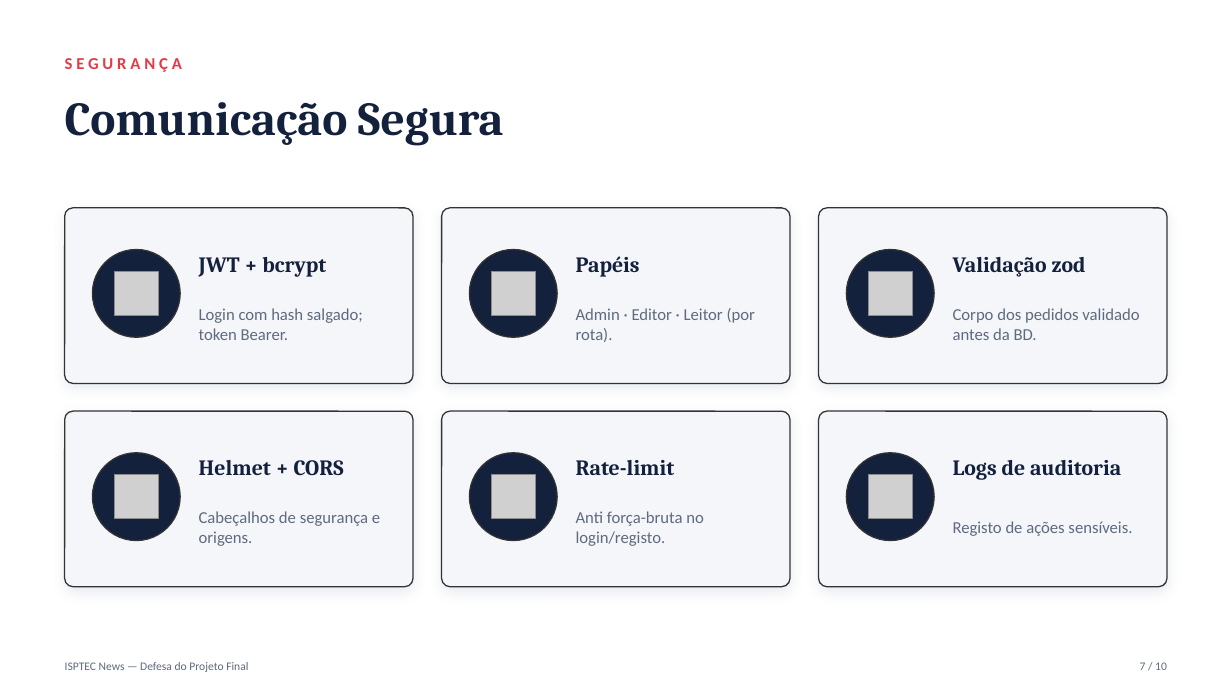
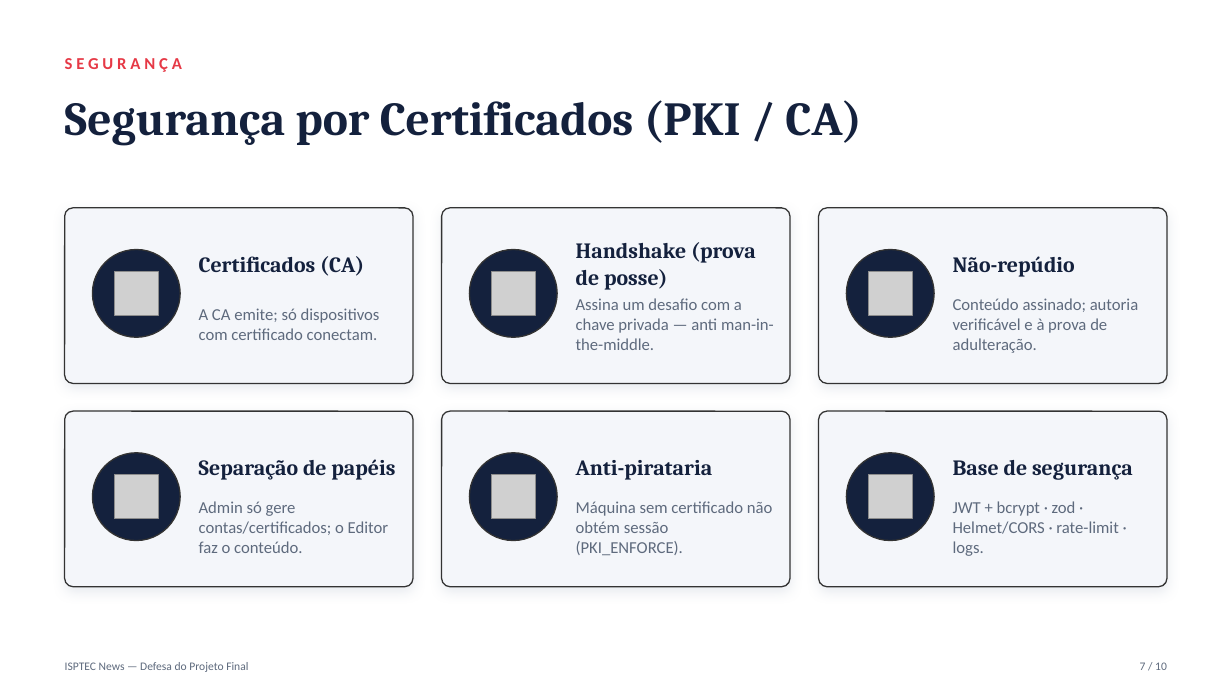
Before and after one commit to School-Projetcs/isptec-news, a slide deck: slide 7 of apresentacao/DEFESA.pptx. Drawn at 1232x693 pixels with LibreOffice and Linux fonts; fonts in the diff are those of the drawing; grey boxes stand for pictures. Boxes give left, top, right and bottom in pixels: in the first picture for what was removed or moved away, otherwise in the second. Text is boxed around its words. In the diff, an @@ line names an element or a change of style, - is before the commit and + after.

```diff
--- a/apresentacao/DEFESA.pptx
+++ b/apresentacao/DEFESA.pptx
@@ text at [65,100,861,146]: text changed @@
-Comunicação Segura
+Segurança por Certificados (PKI / CA)
@@ text at [199,256,364,276]: text changed @@
-JWT + bcrypt
+Certificados (CA)
@@ text at [576,242,756,290]: text changed @@
-Papéis
+Handshake (prova de posse)
@@ text at [953,256,1075,277]: text changed @@
-Validação zod
+Não-repúdio
@@ text at [576,298,774,350]: text changed @@
-Admin · Editor · Leitor (por rota).
+Assina um desafio com a chave privada — anti man-in-the-middle.
@@ text at [953,298,1139,353]: text changed @@
-Corpo dos pedidos validado antes da BD.
+Conteúdo assinado; autoria verificável e à prova de adulteração.
@@ text at [199,308,380,340]: text changed @@
-Login com hash salgado; token Bearer.
+A CA emite; só dispositivos com certificado conectam.
@@ text at [199,459,395,480]: text changed @@
-Helmet + CORS
+Separação de papéis
@@ text at [576,460,713,480]: text changed @@
-Rate-limit
+Anti-pirataria
@@ text at [953,460,1133,480]: text changed @@
-Logs de auditoria
+Base de segurança
@@ text at [199,501,388,553]: text changed @@
-Cabeçalhos de segurança e origens.
+Admin só gere contas/certificados; o Editor faz o conteúdo.
@@ text at [576,501,773,555]: text changed @@
-Anti força-bruta no login/registo.
+Máquina sem certificado não obtém sessão (PKI_ENFORCE).
@@ text at [953,501,1118,556]: text changed @@
-Registo de ações sensíveis.
+JWT + bcrypt · zod · Helmet/CORS · rate-limit · logs.
```
Also in this commit, not shown: 41 other files.
